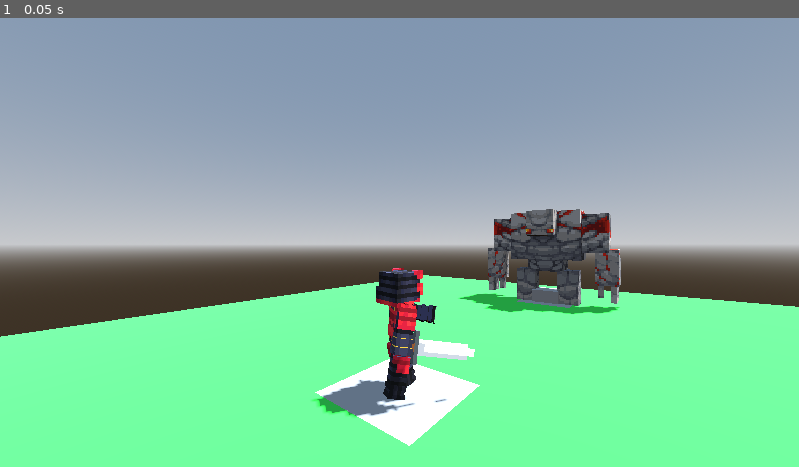
Above: before the commit, frame 1.
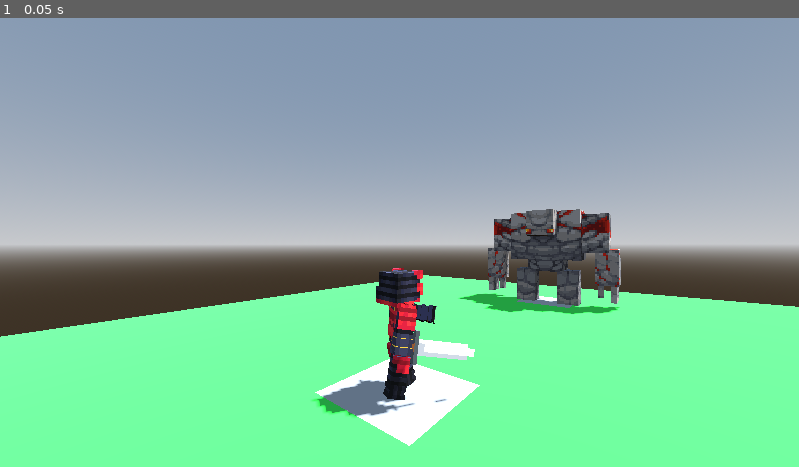
Above: after the commit, the same moment.

Repository: Comotcaiten/re_turnbase_project
Game: Godot game, scene res://test/level.tscn
Two runs of this game, one before a commit and one after it. Both use one fixed random seed, a clock stepped at 60 frames per second and the inputs below.
Inputs:
- Up to frame 1 (0.05 s): no input

The runs differ from the first frame. In frame 1, 0.1% of the frame differs, in the area x 66-70%, y 59-64%.

Commit message:
update lib skill that conect and do some activity in battle system

Diff:
--- a/lib/api/battle/BattleSystem.gd
+++ b/lib/api/battle/BattleSystem.gd
@@ -5,30 +5,29 @@
 @export var enemy: BattleUnit
 # @export var attackButton: Button
 
-enum TypeTurn {CharacterTurn, ActionChoice, SkillChoice}
+enum TypeState {CharacterTurn, ActionChoice, SkillChoice}
 
-var turn: TypeTurn
+var state: TypeState
 
 var current_action: int
 var actions = ["Attack", "Defense"]
 
 var current_skill: int
-var skills = ["Skill 1", "Skill 2", "Skill 3", "Skill 4"]
 
 func _ready():
   print("[>] Set Data Battle Unit: ", SetDataBattleUnit())
-  current_action = TypeTurn.CharacterTurn
-  print("[>] Turn: ", TypeTurn.keys()[turn])
+  current_action = TypeState.CharacterTurn
+  print("[>] Turn: ", TypeState.keys()[state])
 
 func _process(_delta):
-  match turn:
-    TypeTurn.CharacterTurn:
+  match state:
+    TypeState.CharacterTurn:
       # print("Character Turn")
       _PerformCharacterTurn()
-    TypeTurn.ActionChoice:
+    TypeState.ActionChoice:
       _PerformActionChoice()
       # print("Action Choice")
-    TypeTurn.SkillChoice:
+    TypeState.SkillChoice:
       _PerformSkillChoice()
   pass
 
@@ -62,7 +61,7 @@
   return
 
 func _PerformPlayerTurn():
-  turn = TypeTurn.ActionChoice
+  state = TypeState.ActionChoice
   return
 
 func _PerformActionChoice():
@@ -83,9 +82,9 @@
     MyCurrentAction()
     match current_action:
       1:
-        turn = TypeTurn.SkillChoice
+        state = TypeState.SkillChoice
       _:
-        turn = TypeTurn.ActionChoice
+        state = TypeState.ActionChoice
   return 0
 
 func MyCurrentAction():
@@ -109,9 +108,19 @@
 
   if Input.is_action_just_pressed("ui_accept"):
     MyCurrentSkill()
+    _CheckHP()
   return 0
 
 func MyCurrentSkill():
-  print("[>] current: ", current_skill - 1, ", skills: ", skills.size())
-  if (current_skill - 1) < skills.size():
-    print("[>] Action: ", skills[current_skill - 1])
+  print("[>] current: ", current_skill - 1, ", skills: ", player.character.skills.size())
+  if (current_skill - 1) < player.character.skills.size():
+    print("[>] Action: ", player.character.skills[current_skill - 1].name)
+    _RunSkill(player, enemy, player.character.skills[current_skill - 1])
+
+func _RunSkill(_source: BattleUnit, _target: BattleUnit, _skill: Skill):
+  _skill.base._RunCore(_source.character, _target.character)
+  return 0
+
+func _CheckHP():
+      print("[>] player: ", player.character.hp, "/", player.character.max_hp)
+      print("[>] enemy: ", enemy.character.hp, "/", enemy.character.max_hp)
--- a/lib/api/character/Character.gd
+++ b/lib/api/character/Character.gd
@@ -150,6 +150,9 @@
 	for attr in attribute_modified.keys():
 		attribute_modified[attr] = 0
 
+# ------------------------------------------------------------- #
+# -<Un></Un>- #
+
 func PrintSkill():
 	print("-----<Print_Skill>-----")
 	if skills.size() <= 0:
--- a/lib/api/skill/SkillAbility.gd
+++ b/lib/api/skill/SkillAbility.gd
@@ -5,4 +5,37 @@
 
 @export var condition: SkillCondition
 
-@export var machanic: SkillMechanic
+@export var mechanic: SkillMechanic
+
+func CanApply(_source: Character, _target: Character) -> bool:
+    var _get_target: Character
+    match target:
+        SkillBase.Target.Foe:
+            print("Foe")
+            _get_target = _target
+        SkillBase.Target.Self:
+            print("Self")
+            _get_target = _source
+
+    if _CanRun(_get_target):
+        print("[>] Can run skill mechanic")
+        _RunMechanic(_get_target)
+    else:
+        print("[!] Can not run skill mechanic")
+    return true
+
+func _CanRun(_target: Character):
+    print("[>] Check Skill Condition")
+    if condition is AttributeCondition:
+        print("[>] AttributeCondition")
+        var _condition_attr: AttributeCondition = condition
+        return _condition_attr.IsConditionMet(_target)
+    return 0
+
+func _RunMechanic(_target: Character):
+    var _mechanic
+    if mechanic is DamageMechanic:
+        var _mechanic_dmg: DamageMechanic = mechanic
+        _mechanic = _mechanic_dmg
+    _mechanic.Apply(_target)
+    return 0
--- a/lib/api/skill/SkillBase.gd
+++ b/lib/api/skill/SkillBase.gd
@@ -26,3 +26,7 @@
         CostType.OTHER:
             return false
     return false
+
+func _RunCore(_source: Character, _target: Character):
+    core._RunCore(_source, _target)
+    return
--- a/lib/api/skill/SkillCore.gd
+++ b/lib/api/skill/SkillCore.gd
@@ -2,7 +2,19 @@
 class_name SkillCore
 
 @export var name: String
-@export_group("If SkillAbility")
+@export_group("If SkillAbility (*)")
 @export var abilityIf: SkillAbility
 @export_group("Else SkillAbility")
 @export var abilityElse: SkillAbility
+
+func _RunCore(_source: Character, _target: Character):
+	if abilityIf == null:
+		return 0
+	if abilityIf.CanApply(_source, _target):
+		return 1
+	else:
+		if abilityElse == null:
+			return 0
+		if abilityElse.CanApply(_source, _target):
+			return 1
+	return 0
--- a/lib/api/skill/condition/AttributeCondition.gd
+++ b/lib/api/skill/condition/AttributeCondition.gd
@@ -17,6 +17,9 @@
   # => target.GetAttribute(attribute)
   # Kiểm tra xem giá trị hiện tại có nằm trong khoảng cho phép không
   var amount = target.GetAttribute(attribute)
-  if amount_range.x <= amount <= amount_range.y:
+  print("[>] Amount: ", amount)
+  print("[>] Amount Range: ", amount_range)
+  print("[>] Is Conidition Met: ", amount_range.x <= (amount * 1.0) or (amount * 1.0) <= amount_range.y)
+  if amount_range.x <= (amount * 1.0) or (amount * 1.0) <= amount_range.y:
     return true
   return false
--- a/test/assect/SKillA.tres
+++ b/test/assect/SKillA.tres
@@ -1,18 +1,25 @@
-[gd_resource type="Resource" script_class="SkillBase" load_steps=8 format=3 uid="uid://dr1aum012owq2"]
+[gd_resource type="Resource" script_class="SkillBase" load_steps=10 format=3 uid="uid://dr1aum012owq2"]
 
 [ext_resource type="Script" path="res://lib/api/skill/mechanic/DamageMechanic.gd" id="1_d64sa"]
 [ext_resource type="Script" path="res://lib/api/skill/SkillBase.gd" id="1_iylbj"]
+[ext_resource type="Script" path="res://lib/api/skill/condition/AttributeCondition.gd" id="1_s8mr0"]
 [ext_resource type="Script" path="res://lib/api/skill/SkillAbility.gd" id="2_b3i43"]
 [ext_resource type="Script" path="res://lib/api/skill/SkillCore.gd" id="3_nocke"]
 
-[sub_resource type="Resource" id="Resource_dp7ht"]
+[sub_resource type="Resource" id="Resource_a8dvf"]
+script = ExtResource("1_s8mr0")
+attribute = 1
+amount_range = Vector2(100, 500)
+
+[sub_resource type="Resource" id="Resource_4i1u4"]
 script = ExtResource("1_d64sa")
 power = 100
 
 [sub_resource type="Resource" id="Resource_rn178"]
 script = ExtResource("2_b3i43")
 target = 0
-machanic = SubResource("Resource_dp7ht")
+condition = SubResource("Resource_a8dvf")
+mechanic = SubResource("Resource_4i1u4")
 
 [sub_resource type="Resource" id="Resource_2milq"]
 script = ExtResource("3_nocke")
@@ -21,8 +28,8 @@
 
 [resource]
 script = ExtResource("1_iylbj")
-name = ""
-element = 0
+name = "Skill A"
+element = 1
 target = 0
 cost_type = 0
 cost_amount = 0
--- a/test/assect/Samurai.tres
+++ b/test/assect/Samurai.tres
@@ -1,8 +1,14 @@
-[gd_resource type="Resource" script_class="CharacterBase" load_steps=4 format=3 uid="uid://bf6mkcog668tu"]
+[gd_resource type="Resource" script_class="CharacterBase" load_steps=6 format=3 uid="uid://bf6mkcog668tu"]
 
 [ext_resource type="Script" path="res://lib/api/character/CharacterBase.gd" id="1_npux2"]
 [ext_resource type="PackedScene" uid="uid://b8luh6eikdjfb" path="res://test/model/samurai/samurai.gltf" id="1_s4h4t"]
 [ext_resource type="Script" path="res://lib/api/skill/SkillLearnable.gd" id="2_bhyi8"]
+[ext_resource type="Resource" uid="uid://dr1aum012owq2" path="res://test/assect/SKillA.tres" id="4_warsj"]
+
+[sub_resource type="Resource" id="Resource_2bvah"]
+script = ExtResource("2_bhyi8")
+base = ExtResource("4_warsj")
+level = 0
 
 [resource]
 script = ExtResource("1_npux2")
@@ -14,5 +20,5 @@
 defense = 10
 speed = 10
 crit = 10
-skillLearables = Array[ExtResource("2_bhyi8")]([])
+skillLearables = Array[ExtResource("2_bhyi8")]([SubResource("Resource_2bvah")])
 model3D = ExtResource("1_s4h4t")
--- a/test/level.tscn
+++ b/test/level.tscn
@@ -78,6 +78,7 @@
 transform = Transform3D(1, 0, 0, 0, 1, 0, 0, 0, 1, 0, 0, -5)
 
 [node name="MeshInstance3D" type="MeshInstance3D" parent="AreaBattle/EnemyParty"]
+visible = false
 mesh = SubResource("BoxMesh_odgda")
 metadata/_edit_lock_ = true
 
